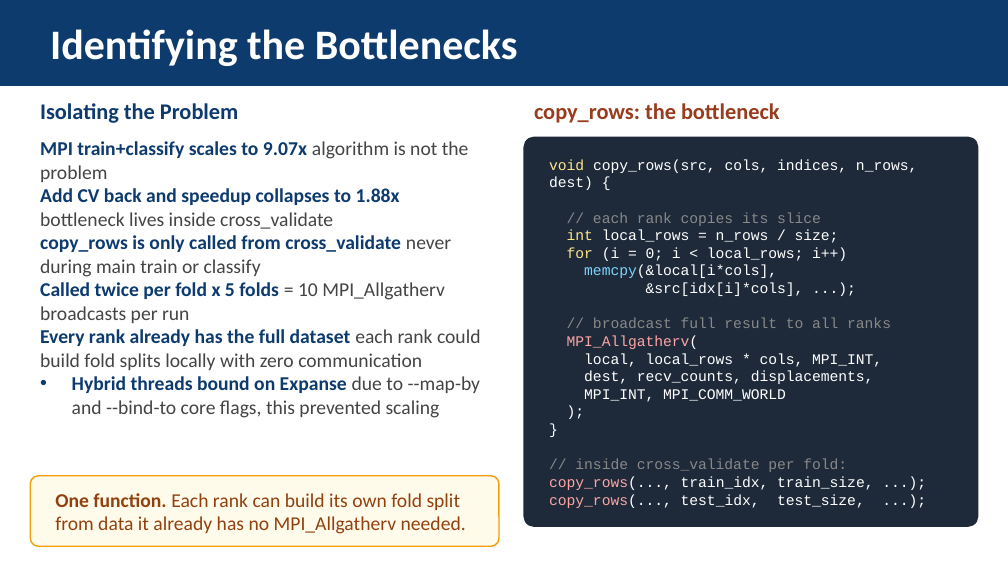
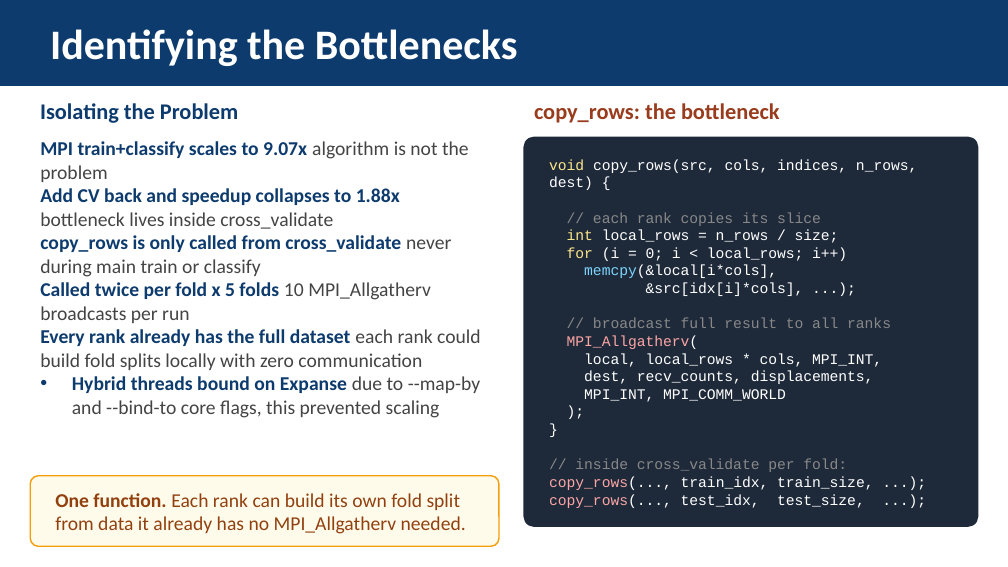
Before and after one commit to jhffmn82/IT388_parallel_processing_bayesian_classifier, a slide deck: slide 15 of IT388_ParallelNaiveBayes_Final.pptx. Drawn at 1008x567 pixels with LibreOffice and Linux fonts; fonts in the diff are those of the drawing. Boxes give left, top, right and bottom in pixels: in the first picture for what was removed or moved away, otherwise in the second. Text is boxed around its words. In the diff, an @@ line names an element or a change of style, - is before the commit and + after.

```diff
--- a/IT388_ParallelNaiveBayes_Final.pptx
+++ b/IT388_ParallelNaiveBayes_Final.pptx
@@ text at [40,141,481,418]: text changed @@
-• MPI train+classify scales to 9.07x algorithm is not the problem
-  Add CV back and speedup collapses to 1.88x bottleneck lives inside cross_validate
-  copy_rows is only called from cross_validate never during main train or classify
-  Called twice per fold x 5 folds = 10 MPI_Allgatherv broadcasts per run
-  Every rank already has the full dataset each rank could build fold splits locally with zero communication
-  Hybrid threads bound on Expanse due to --map-by and --bind-to core flags, this prevented scaling
+• MPI train+classify scales to 9.07x algorithm is not the problem
+  Add CV back and speedup collapses to 1.88x bottleneck lives inside cross_validate
+  copy_rows is only called from cross_validate never during main train or classify
+  Called twice per fold x 5 folds 10 MPI_Allgatherv broadcasts per run
+  Every rank already has the full dataset each rank could build fold splits locally with zero communication
+  Hybrid threads bound on Expanse due to --map-by and --bind-to core flags, this prevented scaling
```
Also in this commit, not shown: 5 other slides changed.
